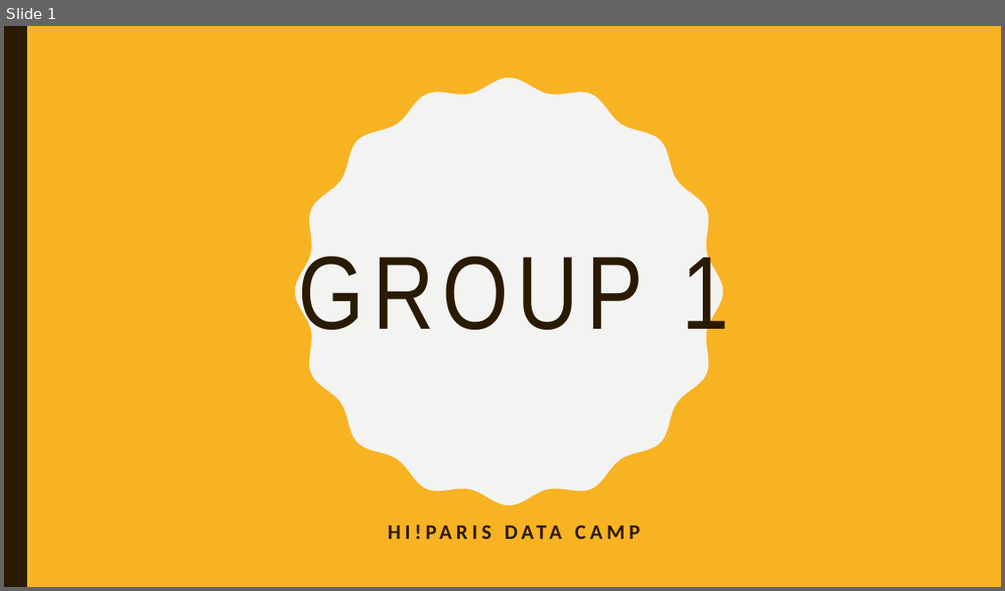
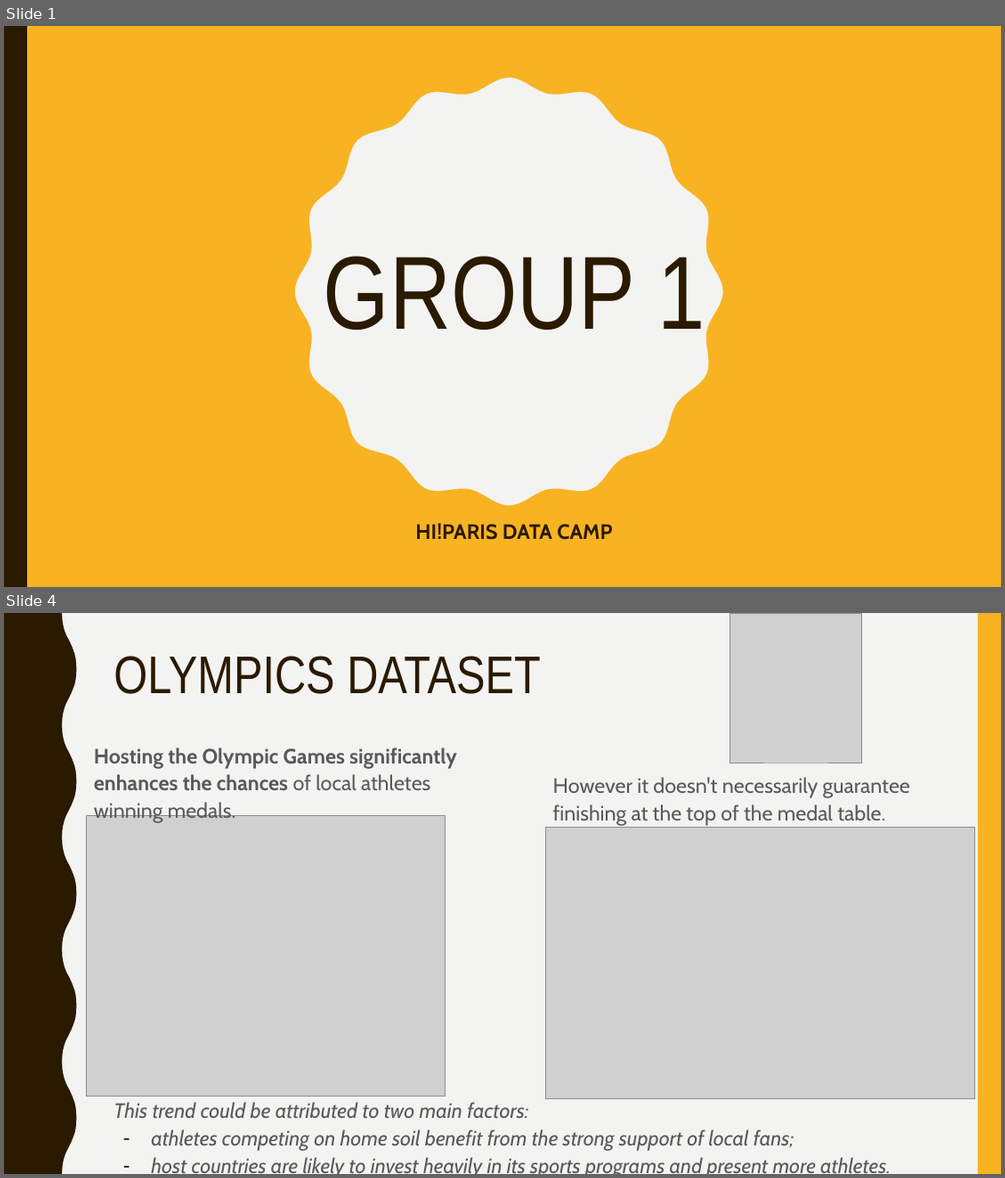
Before and after one commit to waddason/Hi-Paris_bootcamp, a slide deck: 20240830_HIP_DBC_group1.pptx. Shown one above the other, each under a label of ours: slide 1 before the commit, slides 1 and 4 after it; the slides between them are not shown. The pictures are 1005x591 and 1005x1178 pixels, drawn with LibreOffice and Linux fonts; fonts in the diff are those of the drawing; grey boxes stand for pictures; background and template pictures are left out. Boxes give left, top, right and bottom in pixels: in the first picture for what was removed or moved away, otherwise in the second. Text is boxed around its words. In the diff, an @@ line names an element or a change of style, - is before the commit and + after.

```diff
--- a/20240830_HIP_DBC_group1.pptx
+++ b/20240830_HIP_DBC_group1.pptx
@@ slide 4 added at <box>4,613,1001,1174</box>, background #F3F3F2 @@
@@ freeform shape added at <box>4,613,77,1174</box>, fill #2A1A00 @@
@@ picture added at <box>730,613,861,763</box> @@
@@ rectangle added at <box>978,613,1001,1174</box>, fill #F8B323 @@
@@ title added at <box>113,656,541,694</box>, 51 pt, text #2A1A00 @@
+OLYMPICS DATASET
@@ text added at <box>94,747,457,823</box>, 20 pt, text #595959, bold @@
+Hosting the Olympic Games significantly enhances the chances of local athletes winning medals.
@@ text added at <box>553,777,910,826</box>, 20 pt, text #595959 @@
+However it doesn't necessarily guarantee finishing at the top of the medal table.
@@ picture added at <box>86,816,445,1096</box> @@
@@ picture added at <box>545,827,975,1099</box> @@
@@ text added at <box>113,1102,890,1174</box>, 20 pt, text #595959, italic @@
+This trend could be attributed to two main factors:
+– athletes competing on home soil benefit from the strong support of local fans;
+– host countries are likely to invest heavily in its sports programs and present more athletes.
@@ slide 1 changed as well @@
@@ title "GROUP 1" at <box>324,256,704,329</box>: letter spacing 8 to 0 pt @@
@@ subtitle "HI!PARIS DATA CAMP" at <box>415,523,612,540</box>: font Calibri to Cabin, letter spacing 4 to 0 pt; less space between paragraphs @@
```
Also in this commit, not shown: 1 other slide changed, 5 other slides added, 4 slides removed, 4 other files.
